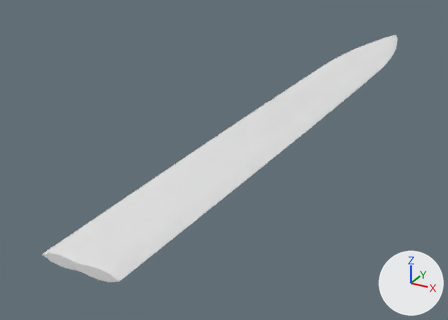
The glTF model godot/assets/waffen/modelle/schwertklinge/t5_1.glb as it was, and as the next commit left it.
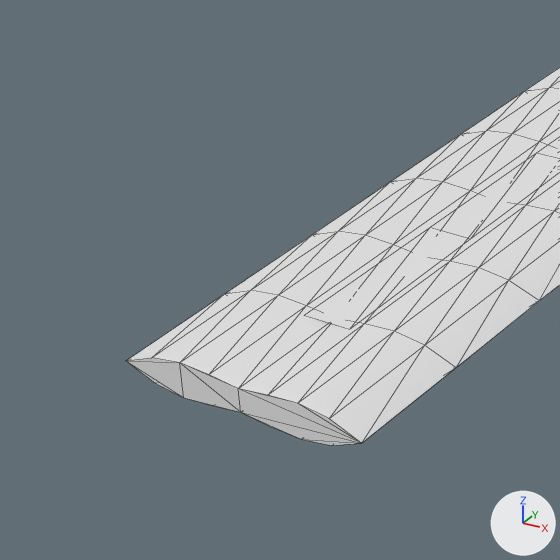
Old and new are each drawn whole from a 50 mm camera at (0.23, -0.125, 0.211) aimed at (-0.062, 0.406, -0.055) and again close up on the part from 0% to 41% of the width and 42% to 100% of the height. The axes (+X, +Y, +Z) are drawn at lower right. The lights are the same throughout. The first two pictures are the older version. The close-ups show mesh edges as thin lines. Vertices at exactly the same position are counted once.

Names of what the first close-up shows: 'schwertklinge_t5_1'.
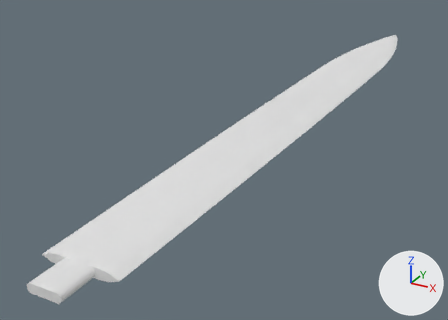
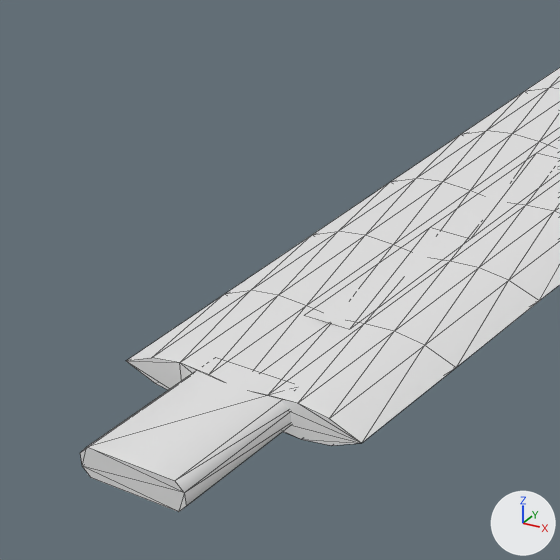
What changed in the scene script:
```text
Change me_schwertklinge_t5_1:
    used by ob_schwertklinge_t5_1; location = (0.0, 0.0, 0.0)
    remove me_schwertklinge_t5_1.from_pydata(...)  # 421 vertices, 798 faces; spans x -0.035..0.035, y 0.112..0.852, z -0.004..0.004
    add me_schwertklinge_t5_1.from_pydata(...)  # 437 vertices, 826 faces; spans x -0.035..0.035, y 0.082..0.852, z -0.004..0.004
    me_schwertklinge_t5_1 part 1: a new loose piece of 16 vertices spanning x -0.013..0.013, y 0.082..0.118, z -0.004..0.003, in mat_klinge (white #e7e7e7)
```

Boxes (x1, y1, x2, y2) around the edits, measured in the close-ups (560 x 560 px):
'schwertklinge_t5_1', reshaped
    before: (127, 68, 560, 446)
    after: (80, 68, 560, 512)
part 1 of me_schwertklinge_t5_1, added
    after: (80, 363, 291, 512)
